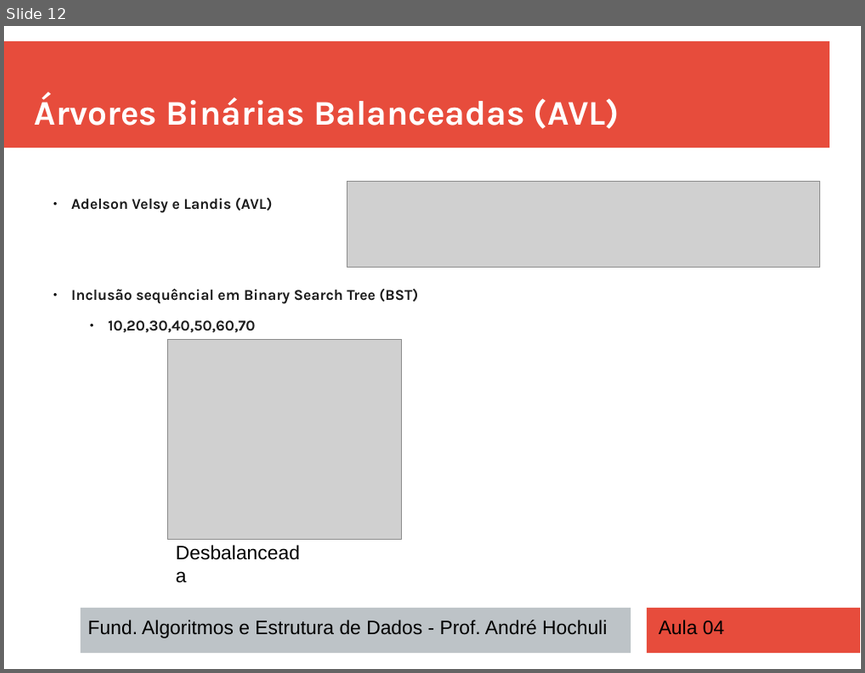
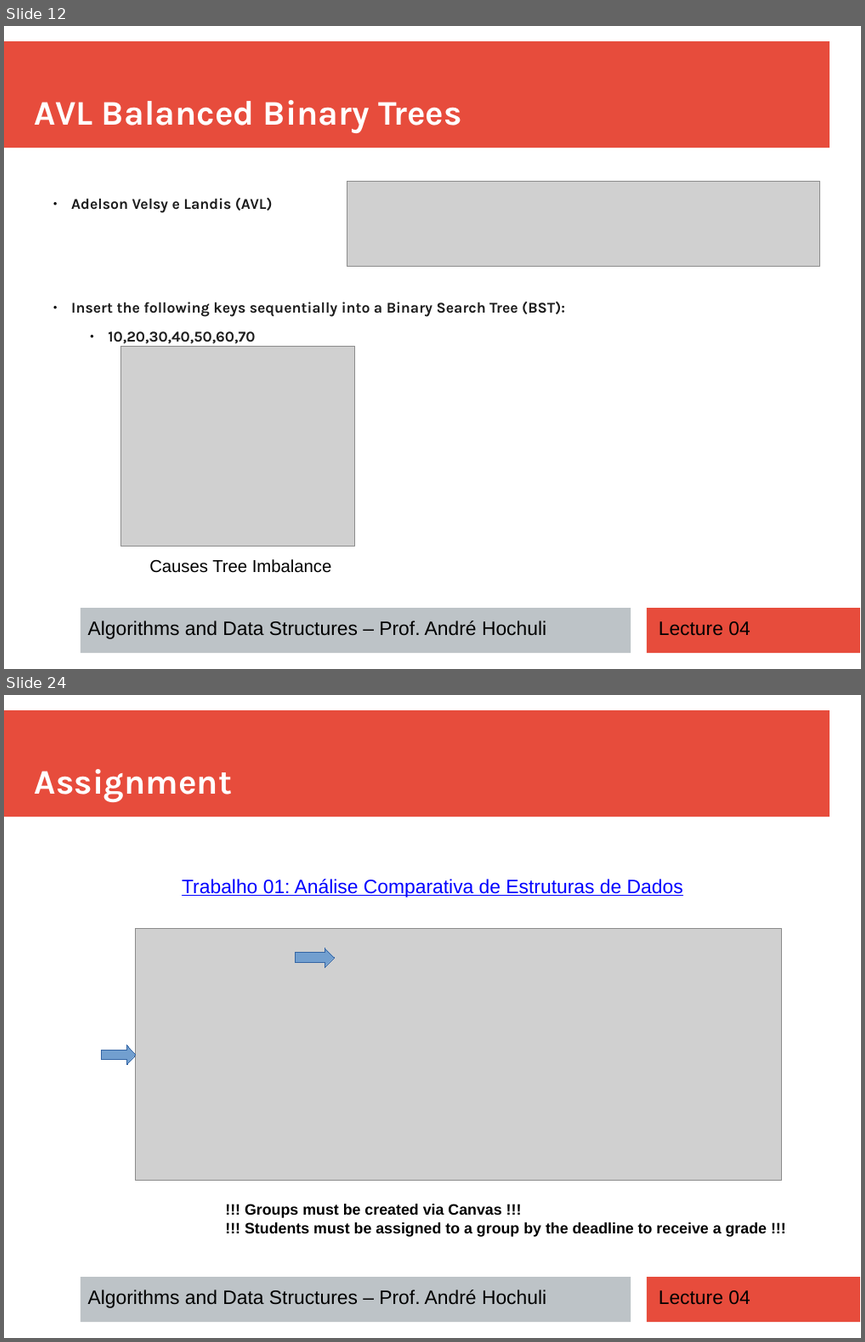
Before and after one commit to andrehochuli/teaching, a slide deck: DataStructuresAndAlgorithms/Lecture 04 - Trees/Aula 04 - Trees.pptx. Shown one above the other, each under a label of ours: slide 12 before the commit, slides 12 and 24 after it; the slides between them are not shown. The pictures are 865x673 and 865x1342 pixels, drawn with LibreOffice and Linux fonts; fonts in the diff are those of the drawing; grey boxes stand for pictures. Boxes give left, top, right and bottom in pixels: in the first picture for what was removed or moved away, otherwise in the second. Text is boxed around its words. In the diff, an @@ line names an element or a change of style, - is before the commit and + after.

```diff
--- a/DataStructuresAndAlgorithms/Lecture 04 - Trees/Aula 04 - Trees.pptx
+++ b/DataStructuresAndAlgorithms/Lecture 04 - Trees/Aula 04 - Trees.pptx
@@ slide 24 added at (4,695,861,1338), background #FFFFFF; not listed: 3 template elements that a slide beside it also shows @@
@@ text added at (35,769,232,802), 32 pt, text #FFFFFF, bold @@
+Assignment
@@ text added at (182,879,683,897), 18 pt, text #0000FF, underline @@
+Trabalho 01: Análise Comparativa de Estruturas de Dados
@@ picture added at (136,928,782,1179) @@
@@ right arrow added at (296,947,335,967), fill #729FCF, outline #3465A4 0 pt @@
@@ right arrow added at (101,1045,136,1064), fill #729FCF, outline #3465A4 0 pt @@
@@ text added at (245,1203,766,1236), 14 pt, text #000000, bold @@
+!!! Groups must be created via Canvas !!!
+!!! Students must be assigned to a group by the deadline to receive a grade !!!
@@ text added at (88,1289,546,1308), 18 pt, text #000000 @@
+Algorithms and Data Structures – Prof. André Hochuli
@@ text added at (658,1290,749,1304), 18 pt, text #000000 @@
+Lecture 04
@@ slide 12 changed as well @@
@@ text at (35,100,462,133): text changed @@
-Árvores Binárias Balanceadas (AVL)
+AVL Balanced Binary Trees
@@ text at (71,301,565,317): text changed @@
-  ● Inclusão sequêncial em Binary Search Tree (BST)
+  ● Insert the following keys sequentially into a Binary Search Tree (BST):
@@ picture: place and size @@
-picture at (167,340,401,539)
+picture at (120,346,355,546)
@@ text at (149,559,331,573): text changed; size 18 to 16 pt @@
-Desbalanceada
+Causes Tree Imbalance
@@ text at (88,620,546,639): text changed @@
-Fund. Algoritmos e Estrutura de Dados - Prof. André Hochuli
+Algorithms and Data Structures – Prof. André Hochuli
@@ text at (658,621,749,635): text changed @@
-Aula 04
+Lecture 04
```
Also in this commit, not shown: 5 other slides changed, 17 other slides added, 19 slides removed, 2 other files.
